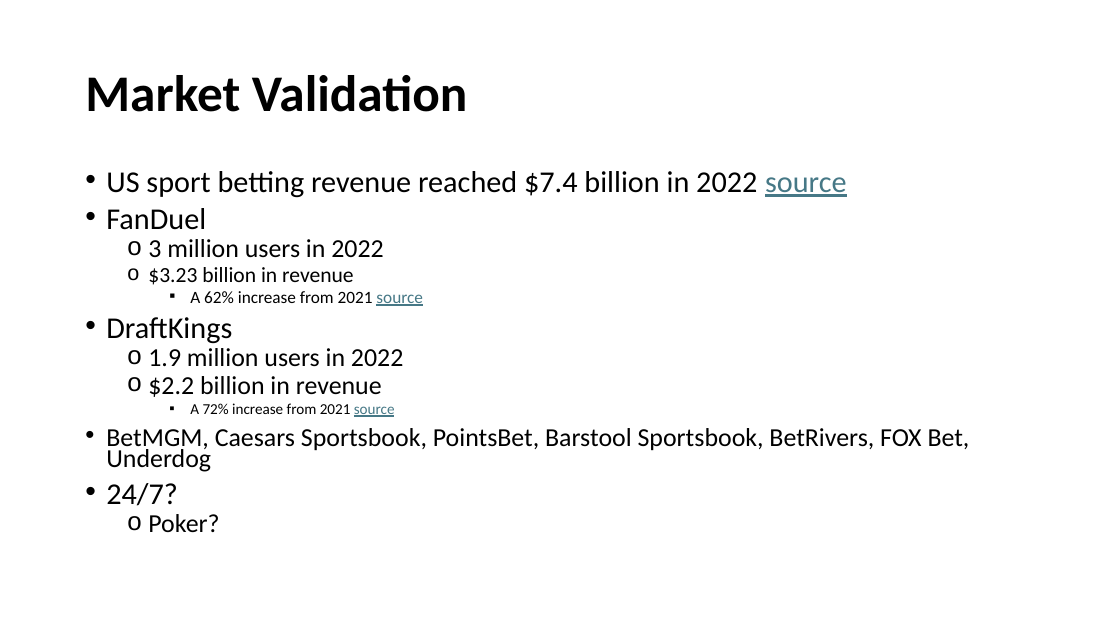
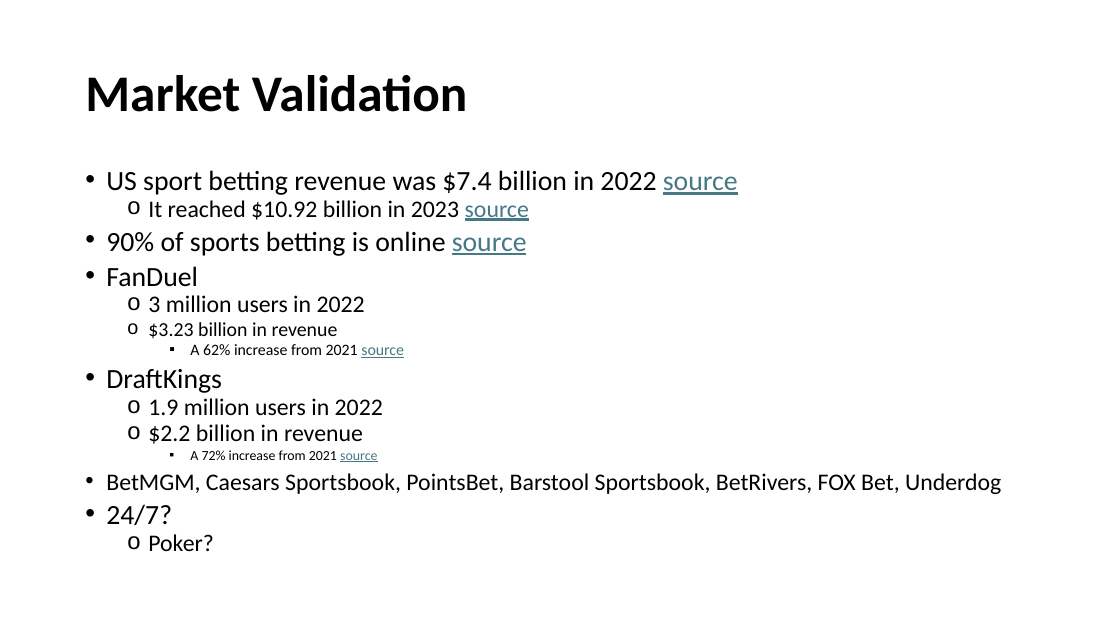
Before and after one commit to geektechniquestudios/ChessWager, a slide deck: slide 7 of brand-assets/pitch-deck/ChessWagerPitchDeck.pptx (slide 6 before the commit). Drawn at 1120x630 pixels with LibreOffice and Linux fonts; fonts in the diff are those of the drawing. Boxes give left, top, right and bottom in pixels: in the first picture for what was removed or moved away, otherwise in the second. Text is boxed around its words. In the diff, an @@ line names an element or a change of style, - is before the commit and + after.

Commit message:
add market size slide add data to market validation

```diff
--- a/brand-assets/pitch-deck/ChessWagerPitchDeck.pptx
+++ b/brand-assets/pitch-deck/ChessWagerPitchDeck.pptx
@@ text at bbox=[106, 170, 738, 256]: text changed; size 25.9 to 23.8 pt @@
-• US sport betting revenue reached $7.4 billion in 2022 source
+• US sport betting revenue was $7.4 billion in 2022 source
+  o It reached $10.92 billion in 2023 source
+• 90% of sports betting is online source
@@ text at bbox=[106, 266, 1001, 551]: size 25.9 to 23.8 pt in "FanDuel", "DraftKings", "24/7?"; size 22.2 to 20.4 pt in "3 million users in 2022", "1.9 million users in 2022", "$2.2 billion in revenue", "BetMGM, Caesars Sportsbook, PointsBet, Barstool Sportsbook,  ..." and 1 more places; size 18.5 to 17 pt in "$3.23 billion in revenue"; size 14.8 to 13.6 pt in "A 62% increase from 2021 source"; size 12.9 to 11.9 pt in "A 72% increase from 2021 source" @@
```
Also in this commit, not shown: 1 slide added.
